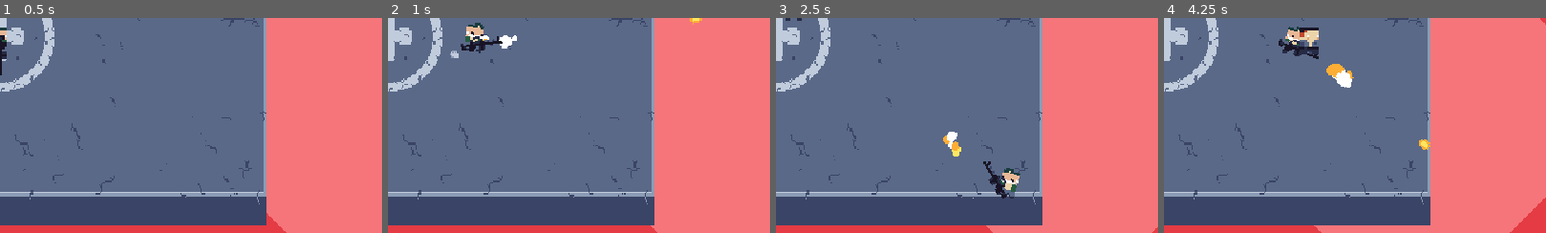
Above: before the commit, frames 1-4 (left to right).
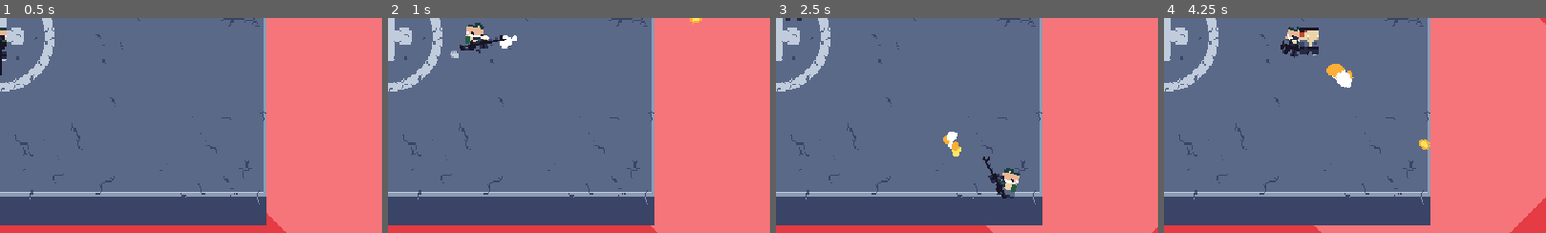
Above: after the commit, the same moments.

Repository: noahpete/zombies
Game: Godot game, scene res://scenes/main/main.tscn
The game is run twice, just before and just after one commit, with the same random seed, the same clock (stepped at 60 frames per second) and the same inputs. This scene is started directly instead of the project's main scene.
Inputs (mouse positions are % of the whole screen's width and height, from its top left):
- Up to frame 1 (0.5 s): no input
- Up to frame 2 (1 s): tap Enter at 0.5 s; move the mouse to (72, 45) at 0.52 s; press the mouse at (72, 45) at 0.53 s; hold D (right) from 0.53 s (still down)
- Up to frame 3 (2.5 s): move the mouse to (30, 55) at 1.27 s; release D (right) at 1.28 s; release the mouse at (30, 55) at 1.28 s; hold S (down) 1.28-2.03 s; tap I at 1.35 s; move the mouse to (60, 28) at 2.02 s; press the mouse at (60, 28) at 2.03 s; hold D (right) from 2.03 s (still down)
- Up to frame 4 (4.25 s): move the mouse to (45, 70) at 2.77 s; release D (right) at 2.78 s; release the mouse at (45, 70) at 2.78 s; hold W (up) 2.78-3.53 s; tap I at 2.85 s; move the mouse to (80, 65) at 3.52 s; press the mouse at (80, 65) at 3.53 s; hold A (left) from 3.53 s (still down)
The pictures show only the part of the screen within x 50-100%, y 42-92%; the shares and areas given below are measured in that part.

Frame 1 is identical in both runs. In frame 2, 0.2% of the frame differs, in the area x 18-31%, y 8-16%; in frame 3, 0.2%; in frame 4, 0.3%, in the area x 30-41%, y 8-20%.

Commit message:
Extract Weapon into own scene

Diff:
--- a/scenes/entities/player/player.gd
+++ b/scenes/entities/player/player.gd
@@ -13,10 +13,9 @@
 @onready var fire_rate_timer: Timer = $FireRateTimer
 @onready var health_component: HealthComponent = $HealthComponent
 @onready var animation_tree: AnimationTree = $AnimationTree
-@onready var animation_player: AnimationPlayer = $AnimationPlayer
 @onready var visuals: Node2D = $Visuals
 @onready var weapon_root: Node2D = $Visuals/WeaponRoot
-@onready var muzzle_position: Marker2D = %MuzzlePosition
+@onready var weapon: Weapon = $Visuals/WeaponRoot/WeaponAnimationRoot/Weapon
 
 
 static func create(peer_id: int) -> Player:
@@ -90,11 +89,10 @@
 
 @rpc("authority", "call_local", "unreliable")
 func _play_shoot() -> void:
-	animation_tree["parameters/shoot_one_shot/request"] = AnimationNodeOneShot.ONE_SHOT_REQUEST_FIRE
-
+	weapon.play_animation("shoot")
 	var muzzle_flash: MuzzleFlash = MuzzleFlash.create(
-		muzzle_position.global_position,
-		muzzle_position.global_rotation,
+		weapon.muzzle_position.global_position,
+		weapon.muzzle_position.global_rotation,
 	)
 	get_parent().add_child(muzzle_flash)
 
@@ -105,7 +103,7 @@
 	if not fire_rate_timer.is_stopped():
 		return
 	var bullet: Bullet = Bullet.create(player_input_synchronizer_component.aim_vector)
-	bullet.global_position = muzzle_position.global_position
+	bullet.global_position = weapon.muzzle_position.global_position
 	get_parent().add_child(bullet, true)
 	fire_rate_timer.start()
 	_play_shoot.rpc()
--- a/scenes/entities/player/player.tscn
+++ b/scenes/entities/player/player.tscn
@@ -5,7 +5,7 @@
 [ext_resource type="PackedScene" uid="uid://qiuswm2e44bp" path="res://scenes/components/health_component/health_component.tscn" id="3_8akj5"]
 [ext_resource type="Texture2D" uid="uid://ceicdpsndjna8" path="res://assets/dust0.png" id="3_bj7e2"]
 [ext_resource type="Texture2D" uid="uid://dpvfb1p5ga2jj" path="res://assets/bill.png" id="4_1murt"]
-[ext_resource type="Texture2D" uid="uid://y5csqdrd8ohp" path="res://assets/m16.png" id="5_5sj0x"]
+[ext_resource type="PackedScene" uid="uid://qotgk8p5idmu" path="res://scenes/entities/weapon/weapon.tscn" id="6_bj7e2"]
 [ext_resource type="PackedScene" uid="uid://blvdlc0hdmpy6" path="res://scenes/components/hurtbox_component/hurtbox_component.tscn" id="7_bj7e2"]
 
 [sub_resource type="Animation" id="Animation_8afob"]
@@ -63,6 +63,7 @@
 [sub_resource type="Animation" id="Animation_bj7e2"]
 resource_name = "shoot"
 length = 0.12
+loop_mode = 1
 step = 0.01
 tracks/0/type = "value"
 tracks/0/imported = false
@@ -165,7 +166,6 @@
 filters = ["Visuals/WeaponRoot/WeaponAnimationRoot:rotation", "Visuals/WeaponRoot/WeaponAnimationRoot:scale", "Visuals/WeaponRoot:rotation", "Visuals/WeaponRoot:scale"]
 
 [sub_resource type="AnimationNodeBlendTree" id="AnimationNodeBlendTree_bj7e2"]
-graph_offset = Vector2(-762.60864, 40.864746)
 nodes/output/position = Vector2(266.66666, 320)
 nodes/movement/node = SubResource("AnimationNodeBlendSpace1D_5sj0x")
 nodes/movement/position = Vector2(-413.33334, 173.33333)
@@ -252,14 +252,7 @@
 
 [node name="WeaponAnimationRoot" type="Node2D" parent="Visuals/WeaponRoot" unique_id=863677133]
 
-[node name="Weapon" type="Sprite2D" parent="Visuals/WeaponRoot/WeaponAnimationRoot" unique_id=110663421]
-texture = ExtResource("5_5sj0x")
-centered = false
-offset = Vector2(-4, -3)
-
-[node name="MuzzlePosition" type="Marker2D" parent="Visuals/WeaponRoot/WeaponAnimationRoot" unique_id=1512001964]
-unique_name_in_owner = true
-position = Vector2(12, 0)
+[node name="Weapon" parent="Visuals/WeaponRoot/WeaponAnimationRoot" unique_id=30186986 instance=ExtResource("6_bj7e2")]
 
 [node name="CollisionShape2D" type="CollisionShape2D" parent="." unique_id=833343556]
 visible = false
--- /dev/null
+++ b/scenes/entities/weapon/weapon.gd
@@ -0,0 +1,11 @@
+class_name Weapon
+extends Sprite2D
+
+@onready var animation_player: AnimationPlayer = $AnimationPlayer
+@onready var muzzle_position: Marker2D = $MuzzlePosition
+
+
+func play_animation(animation_name: StringName) -> void:
+	if animation_player.is_playing():
+		animation_player.stop()
+	animation_player.play(animation_name)
--- /dev/null
+++ b/scenes/entities/weapon/weapon.tscn
@@ -0,0 +1,78 @@
+[gd_scene format=3 uid="uid://qotgk8p5idmu"]
+
+[ext_resource type="Texture2D" uid="uid://y5csqdrd8ohp" path="res://assets/m16.png" id="1_7dsmu"]
+[ext_resource type="Script" uid="uid://cr4u5r5ruqb6k" path="res://scenes/entities/weapon/weapon.gd" id="2_84rr3"]
+
+[sub_resource type="Animation" id="Animation_84rr3"]
+length = 0.001
+tracks/0/type = "value"
+tracks/0/imported = false
+tracks/0/enabled = true
+tracks/0/path = NodePath(".:scale")
+tracks/0/interp = 1
+tracks/0/loop_wrap = true
+tracks/0/keys = {
+"times": PackedFloat32Array(0),
+"transitions": PackedFloat32Array(1),
+"update": 0,
+"values": [Vector2(1, 1)]
+}
+tracks/1/type = "value"
+tracks/1/imported = false
+tracks/1/enabled = true
+tracks/1/path = NodePath(".:rotation")
+tracks/1/interp = 1
+tracks/1/loop_wrap = true
+tracks/1/keys = {
+"times": PackedFloat32Array(0),
+"transitions": PackedFloat32Array(1),
+"update": 0,
+"values": [0.0]
+}
+
+[sub_resource type="Animation" id="Animation_7dsmu"]
+resource_name = "shoot"
+length = 0.12000000000000001
+step = 0.01
+tracks/0/type = "value"
+tracks/0/imported = false
+tracks/0/enabled = true
+tracks/0/path = NodePath(".:scale")
+tracks/0/interp = 2
+tracks/0/loop_wrap = true
+tracks/0/keys = {
+"times": PackedFloat32Array(-3.7252903e-09, 0.039999995, 0.07999999, 0.12),
+"transitions": PackedFloat32Array(1, 1, 1, 1),
+"update": 0,
+"values": [Vector2(1, 1), Vector2(0.6, 1.5), Vector2(1.25, 0.75), Vector2(1, 1)]
+}
+tracks/1/type = "value"
+tracks/1/imported = false
+tracks/1/enabled = true
+tracks/1/path = NodePath(".:rotation")
+tracks/1/interp = 2
+tracks/1/loop_wrap = true
+tracks/1/keys = {
+"times": PackedFloat32Array(-3.7252903e-09, 0.039999995, 0.12),
+"transitions": PackedFloat32Array(1, 1, 1),
+"update": 0,
+"values": [0.0, -0.2617993877991494, 0.0]
+}
+
+[sub_resource type="AnimationLibrary" id="AnimationLibrary_84rr3"]
+_data = {
+&"RESET": SubResource("Animation_84rr3"),
+&"shoot": SubResource("Animation_7dsmu")
+}
+
+[node name="Weapon" type="Sprite2D" unique_id=30186986]
+texture = ExtResource("1_7dsmu")
+centered = false
+offset = Vector2(-4, -3)
+script = ExtResource("2_84rr3")
+
+[node name="AnimationPlayer" type="AnimationPlayer" parent="." unique_id=42375850]
+libraries/ = SubResource("AnimationLibrary_84rr3")
+
+[node name="MuzzlePosition" type="Marker2D" parent="." unique_id=1000725067]
+position = Vector2(12, 0)
Not shown, added: scenes/entities/weapon/weapon.gd.uid
